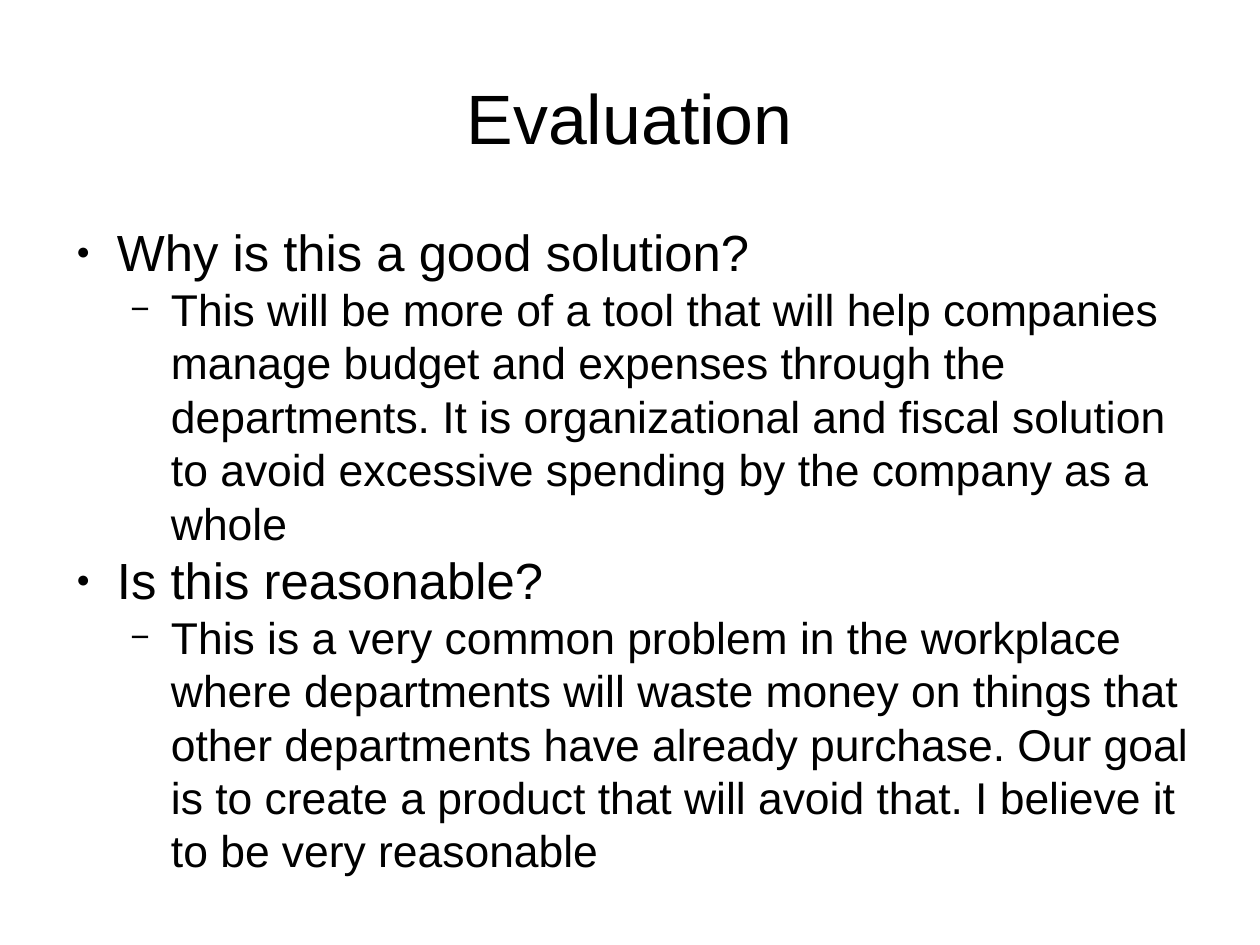
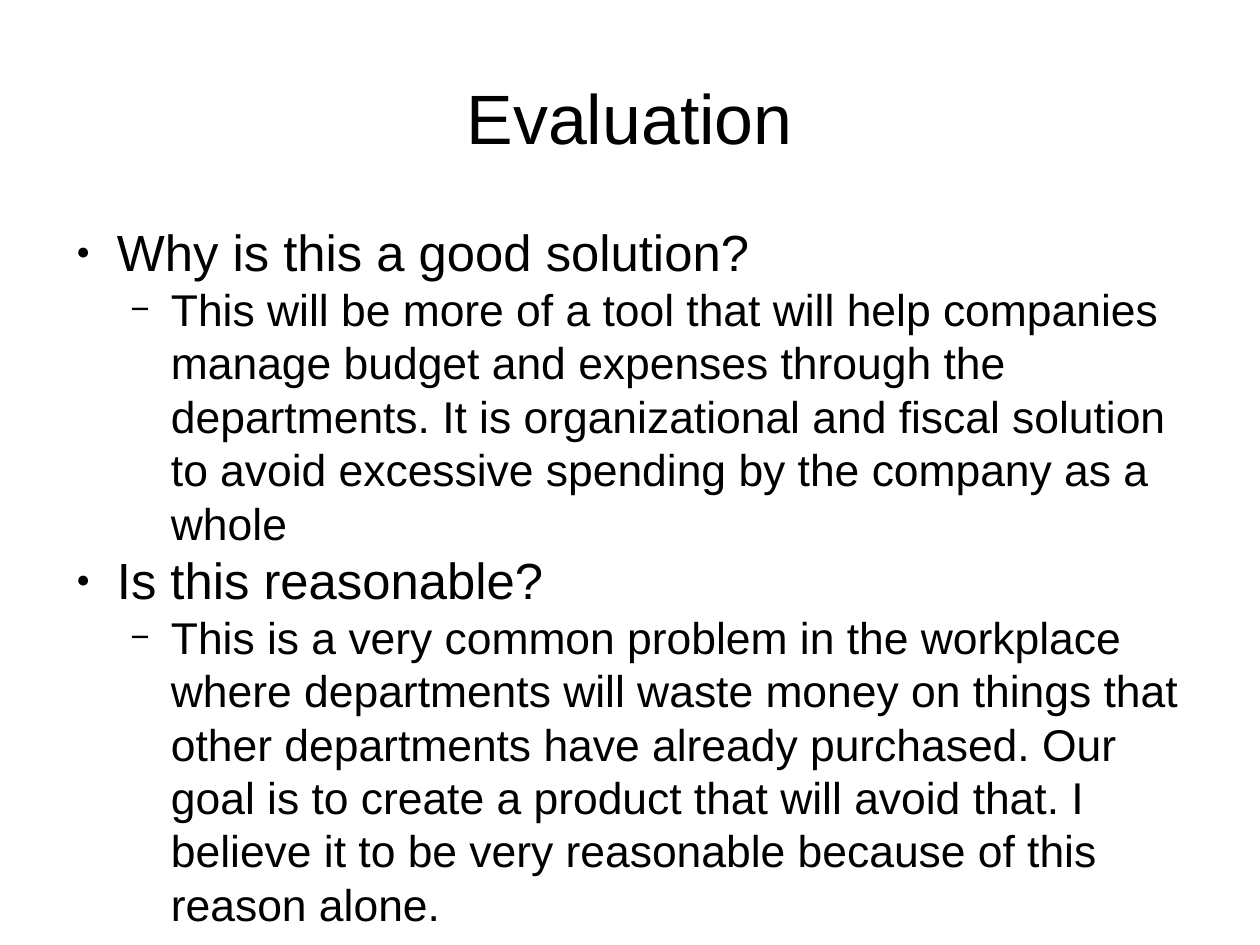
Before and after one commit to mkhalid578/orderProcessing, a slide deck: slide 7 of Project_Proposal.pptx (slide 6 before the commit). Drawn at 1260x945 pixels with LibreOffice and Linux fonts; fonts in the diff are those of the drawing. Boxes give left, top, right and bottom in pixels: in the first picture for what was removed or moved away, otherwise in the second. Text is boxed around its words. In the diff, an @@ line names an element or a change of style, - is before the commit and + after.

```diff
--- a/Project_Proposal.pptx
+++ b/Project_Proposal.pptx
@@ text at bbox=[171, 621, 1178, 922]: text changed @@
-  − This is a very common problem in the workplace where departments will waste money on things that other departments have already purchase. Our goal is to create a product that will avoid that. I believe it to be very reasonable
+  − This is a very common problem in the workplace where departments will waste money on things that other departments have already purchased. Our goal is to create a product that will avoid that. I believe it to be very reasonable because of this reason alone.
```
Also in this commit, not shown: 1 other slide changed, 3 slides added, 2 slides removed.
